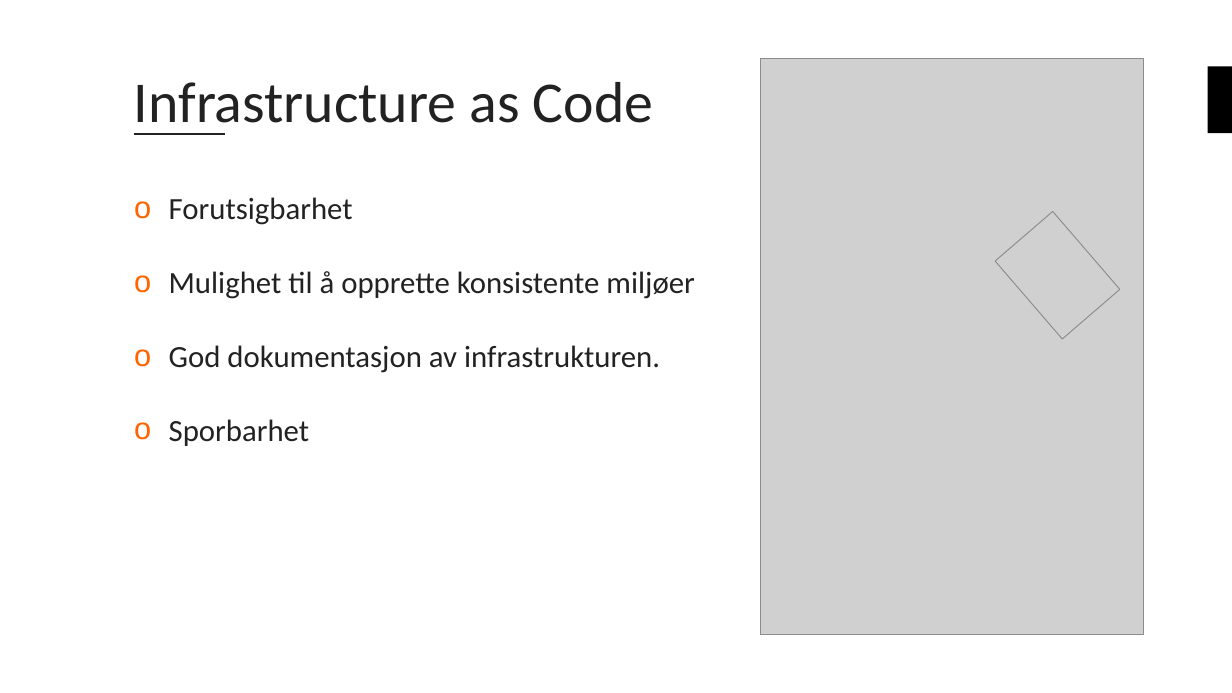
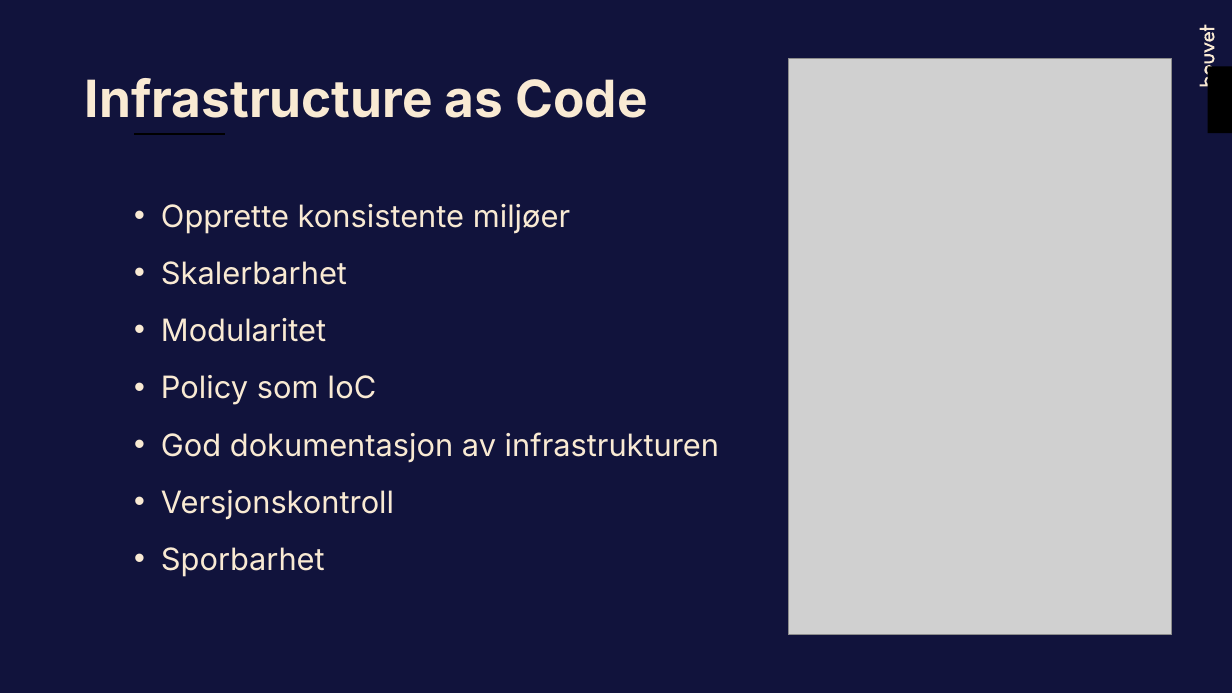
Before and after one commit to bouvet/azure-workshops, a slide deck: slide 15 of Workshop_2/Presentasjon/Azureskolen-Workshop#2.pptx. Drawn at 1232x693 pixels with LibreOffice and Linux fonts; fonts in the diff are those of the drawing; grey boxes stand for pictures; background and template pictures are left out. Boxes give left, top, right and bottom in pixels: in the first picture for what was removed or moved away, otherwise in the second. Text is boxed around its words. In the diff, an @@ line names an element or a change of style, - is before the commit and + after.

Commit message:
Oppdater presentasjon i modul 2

```diff
--- a/Workshop_2/Presentasjon/Azureskolen-Workshop#2.pptx
+++ b/Workshop_2/Presentasjon/Azureskolen-Workshop#2.pptx
@@ background #FFFFFF to #11133C @@
@@ freeform shape added at (1200,25,1215,87), fill #F9EAD3 @@
@@ picture: place and size @@
-picture at (761,58,1144,635)
+picture at (788,58,1172,635)
@@ freeform shape added at (1205,31,1215,42), fill #F9EAD3 @@
@@ freeform shape added at (1207,36,1207,37), fill #11133C at 55% opacity @@
@@ title "Infrastructure as Code": place and size @@
-title "Infrastructure as Code" at (134,82,653,135)
+title "Infrastructure as Code" at (85,78,648,118)
@@ title "Infrastructure as Code" at (85,78,648,118): size 45 to 40 pt, font Calibri to Inter, text colour #222222 to #F9EAD3, bold on; vertical alignment middle to top @@
@@ line (134, 134) - (226, 134): stroke #222222 2 pt to #000000 2 pt @@
@@ text at (161,204,719,519): text changed; font Calibri to Inter; text colour #222222 to #F9EAD3 @@
-o Forutsigbarhet
-o Mulighet til å opprette konsistente miljøer
-o God dokumentasjon av infrastrukturen.
+• Opprette konsistente miljøer
+• Skalerbarhet
+• Modularitet
+• Policy som IoC
+• God dokumentasjon av infrastrukturen
+• Versjonskontroll
@@ picture removed at (995,211,1119,339) @@
@@ text at (161,547,325,577): font Calibri to Inter, text colour #222222 to #F9EAD3 in "Sporbarhet"; bullet o to •; line spacing 1 to 1.2; more space between paragraphs @@
```
Also in this commit, not shown: 22 other slides changed, 3 slides added, 2 slides removed.
